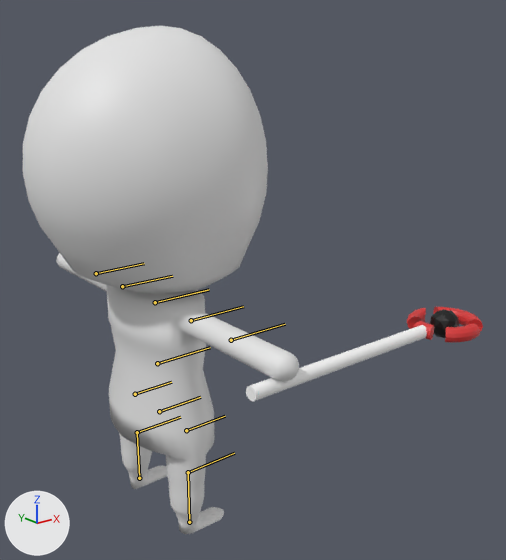
The FBX model 2023_04_TeamProject/Resource/player/Player.fbx, before and after one commit.
Camera for both pictures: a camera (50 mm lens) standing at (-1.39, -2.32, 1.86) and looking at (0.35, -0.14, 0.99). Lighting does not change. The marker at lower left points along +X, +Y and +Z. The bones that bend it are drawn over the model as lines.

Names of what the first picture shows: '円柱.005', '球.001', '球.002_球.001'.
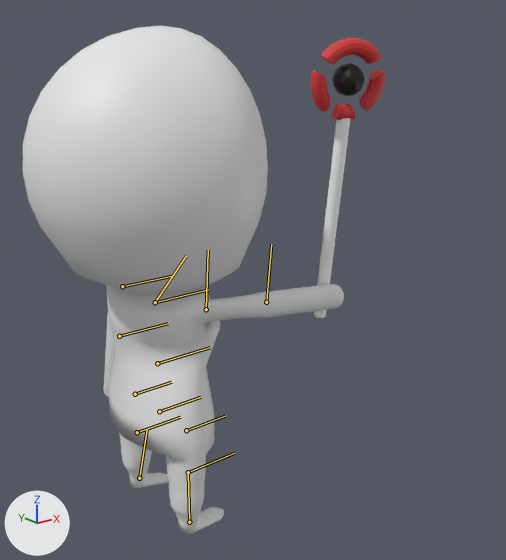
The newer file adds an action. The first version stands in its rest pose; the second is drawn at frame 20 of the action 'アーマチュア.004|Shot'.

Scene script edits in JSON lines:
```json
{"block": "bone_l_arm_2", "where": "bone_l_arm_2 = bpy.data.objects['アーマチュア.004'].pose.bones['L_Arm_2']  # child of 'L_Arm_1'"}
{"op": "set", "path": "bone_l_arm_2.rotation_quaternion", "old": "(1.0, 0.0, 0.0, 0.0)", "new": "(0.781, 0.0, -0.625, 0.0)", "note": "degrees (0, 0, 0) -> degrees (0, -77, 0)"}
{"block": "bone_r_arm_1", "where": "bone_r_arm_1 = bpy.data.objects['アーマチュア.004'].pose.bones['R_Arm_1']  # child of 'UpBody'"}
{"op": "set", "path": "bone_r_arm_1.rotation_quaternion", "old": "(1.0, 0.0, 0.0, 0.0)", "new": "(0.945, -0.287, 0.0, -0.154)", "note": "degrees (0, 0, 0) -> degrees (-33, -5, -17)"}
{"block": "bone_r_arm_2", "where": "bone_r_arm_2 = bpy.data.objects['アーマチュア.004'].pose.bones['R_Arm_2']  # child of 'R_Arm_1'"}
{"op": "set", "path": "bone_r_arm_2.rotation_quaternion", "old": "(1.0, 0.0, 0.0, 0.0)", "new": "(0.727, -0.509, 0.436, -0.145)", "note": "degrees (0, 0, 0) -> degrees (-83, 29, -49)"}
{"block": "bone_l_fut_4", "where": "bone_l_fut_4 = bpy.data.objects['アーマチュア.004'].pose.bones['L_Fut_4']  # child of 'L_Fut_3'"}
{"op": "set", "path": "bone_l_fut_4.rotation_quaternion", "old": "(1.0, 0.0, 0.0, 0.0)", "new": "(0.992, 0.026, -0.015, 0.123)", "note": "degrees (0, 0, 0) -> degrees (3, -2, 14)"}
```

Changed parts and their boxes [x1, y1, x2, y2] in the pictures (506 x 560 px):
```json
{"object": "円柱.005", "change": "posed", "before": [56, 253, 299, 534], "after": [104, 284, 344, 534], "on screen": "11% shorter"}
{"object": "球.002_球.001", "change": "posed", "before": [246, 307, 483, 402], "after": [310, 38, 385, 318], "on screen": "68% narrower, 193% taller"}
{"bone": "R_Arm_1", "before": "(155, 302) to (208, 290)", "after": "(155, 302) to (186, 256)"}
{"bone": "R_Arm_2", "before": "(191, 320) to (243, 306)", "after": "(206, 309) to (208, 250)"}
{"bone": "L_Fut_4", "before": "(139, 478) to (137, 432)", "after": "(139, 478) to (147, 429)"}
```
